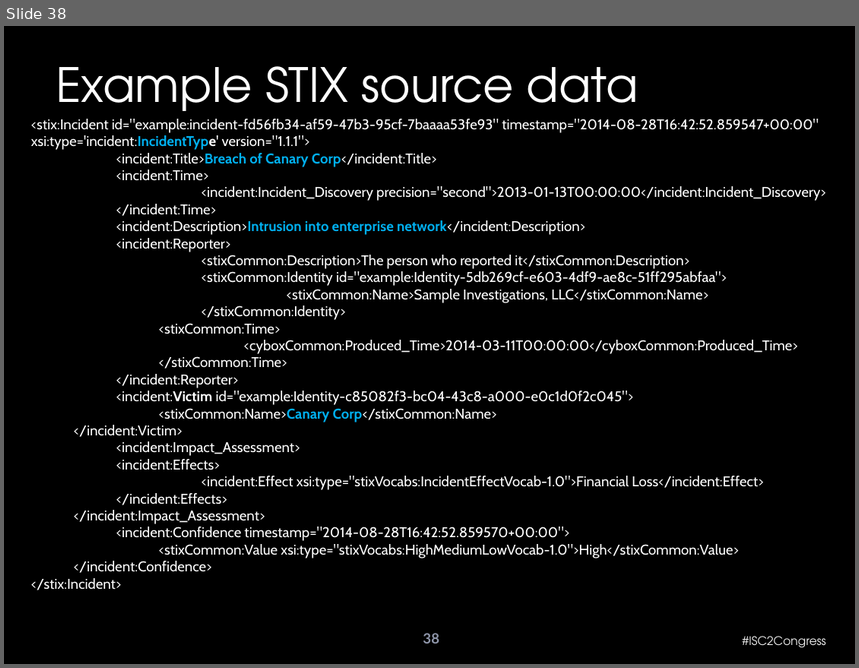
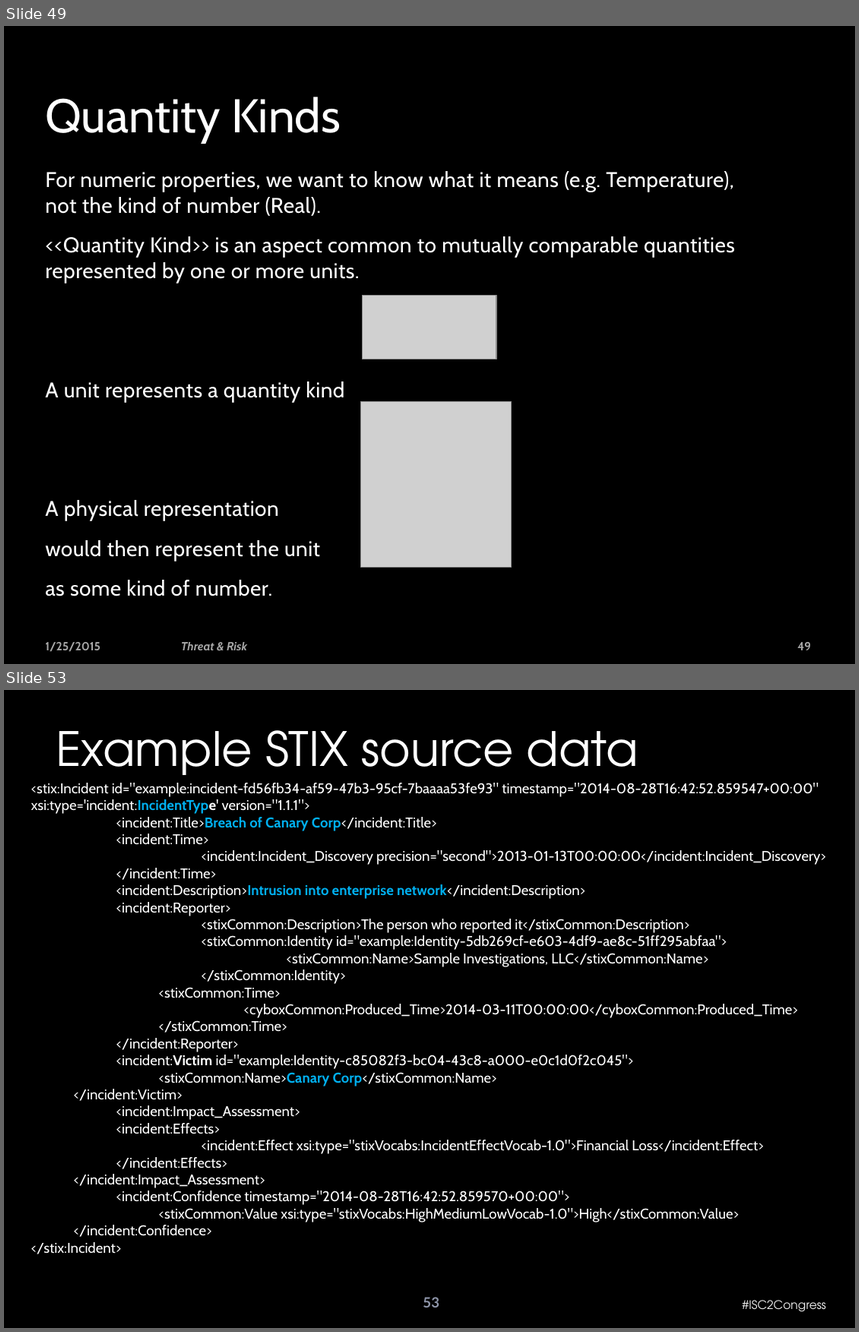
Before and after one commit to omg-threat-modeling/phase1, a slide deck: Team/Threat-risk - face-face.pptx. Shown one above the other, each under a label of ours: slide 38 before the commit, slides 49 and 53 after it; the slides between them are not shown. The pictures are 859x668 and 859x1332 pixels, drawn with LibreOffice and Linux fonts; fonts in the diff are those of the drawing; grey boxes stand for pictures; background and template pictures are left out. Boxes give left, top, right and bottom in pixels: in the first picture for what was removed or moved away, otherwise in the second. Text is boxed around its words. In the diff, an @@ line names an element or a change of style, - is before the commit and + after.

```diff
--- a/Team/Threat-risk - face-face.pptx
+++ b/Team/Threat-risk - face-face.pptx
@@ slide 49 added at box(4, 26, 855, 664), background picture (left out) @@
@@ rectangle added at box(4, 26, 855, 664), fill #000000 at 50% opacity @@
@@ title added at box(45, 97, 341, 144), 40 pt, text #FFFFFF @@
+Quantity Kinds
@@ text added at box(45, 171, 735, 597), 18 pt, text #FFFFFF @@
+For numeric properties, we want to know what it means (e.g. Temperature), not the kind of number (Real).
+<<Quantity Kind>> is an aspect common to mutually comparable quantities represented by one or more units.
+A unit represents a quantity kind
+A physical representation
+would then represent the unit
+as some kind of number.
@@ picture added at box(363, 296, 496, 360) @@
@@ picture added at box(360, 402, 512, 568) @@
@@ text added at box(45, 642, 101, 652), 10 pt, text #FFFFFF at 65% opacity, bold @@
+1/25/2015
@@ text added at box(181, 642, 247, 651), 10 pt, text #FFFFFF at 65% opacity, bold, italic @@
+Threat & Risk
@@ page number added at box(797, 642, 811, 651), 10 pt, text #FFFFFF at 65% opacity, bold @@
+49
@@ what was slide 38 is now slide 53 @@
@@ page number at box(423, 1297, 439, 1308): text changed @@
-38
+53
```
Also in this commit, not shown: 37 slides changed, 15 other slides added, 1 slide removed, 5 other files.
